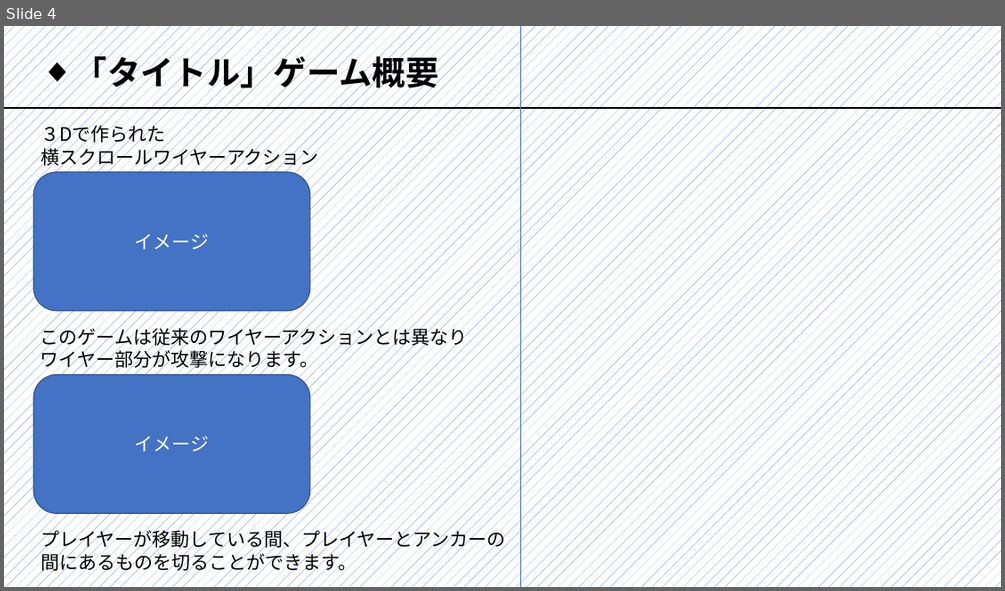
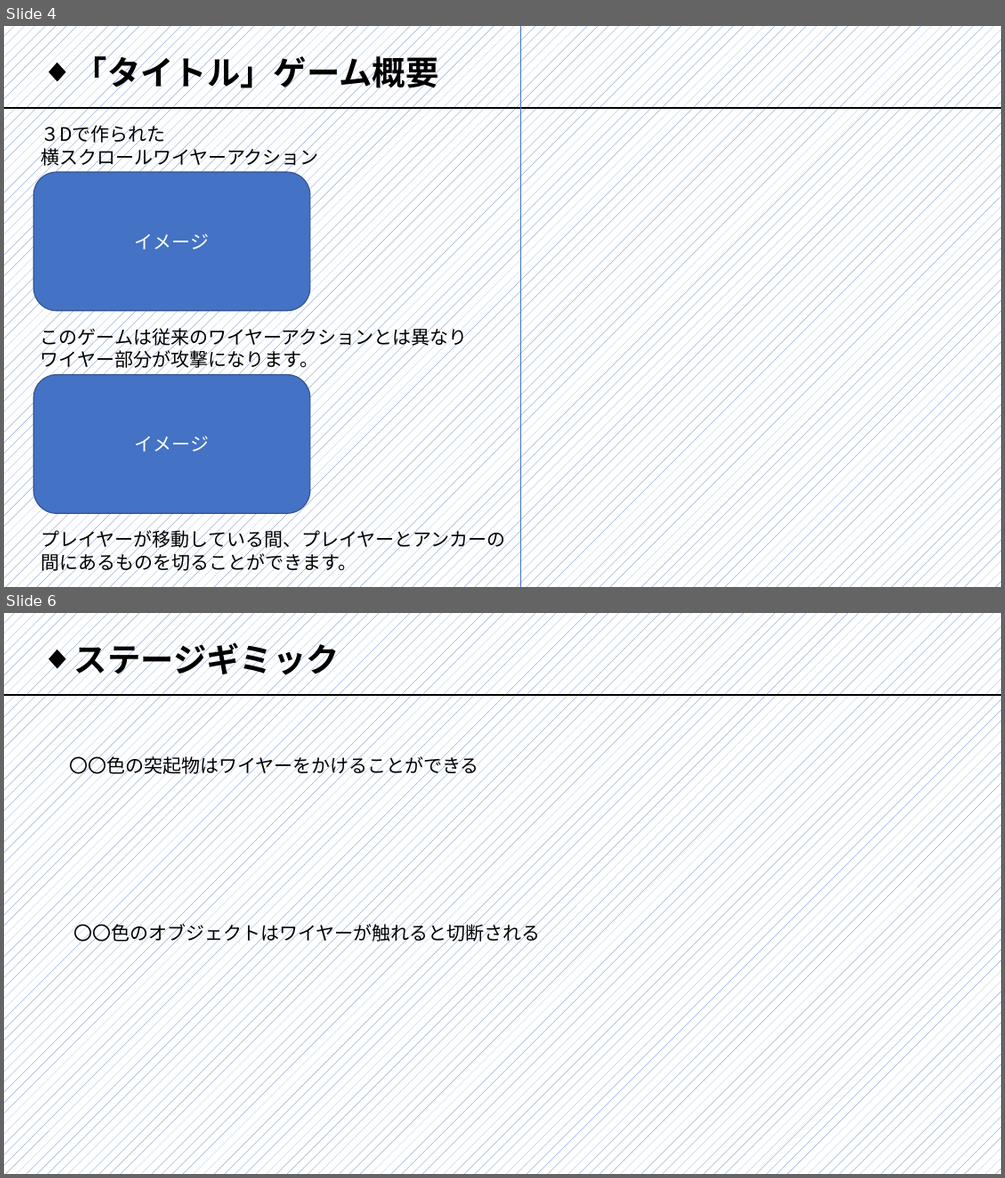
Before and after one commit to nkc20206040/First3DGame, a slide deck: 後期制作_企画書.pptx. Shown one above the other, each under a label of ours: slide 4 before the commit, slides 4 and 6 after it; the slides between them are not shown. The pictures are 1005x591 and 1005x1178 pixels, drawn with LibreOffice and Linux fonts; fonts in the diff are those of the drawing. Boxes give left, top, right and bottom in pixels: in the first picture for what was removed or moved away, otherwise in the second. Text is boxed around its words. In the diff, an @@ line names an element or a change of style, - is before the commit and + after.

```diff
--- a/後期制作_企画書.pptx
+++ b/後期制作_企画書.pptx
@@ slide 6 added at box(4, 613, 1001, 1174), background pattern #4472C4 on #FFFFFF @@
@@ text added at box(74, 638, 340, 681), 32 pt, text #000000, bold @@
+◆ ステージギミック
@@ line added from (4, 695) to (1001, 695), #000000 1.5 pt @@
@@ text added at box(69, 754, 479, 777), 18 pt, text #000000 @@
+〇〇色の突起物はワイヤーをかけることができる
@@ text added at box(73, 921, 540, 944), 18 pt, text #000000 @@
+〇〇色のオブジェクトはワイヤーが触れると切断される
```
Also in this commit, not shown: 1 other slide added, 1 slide removed.
